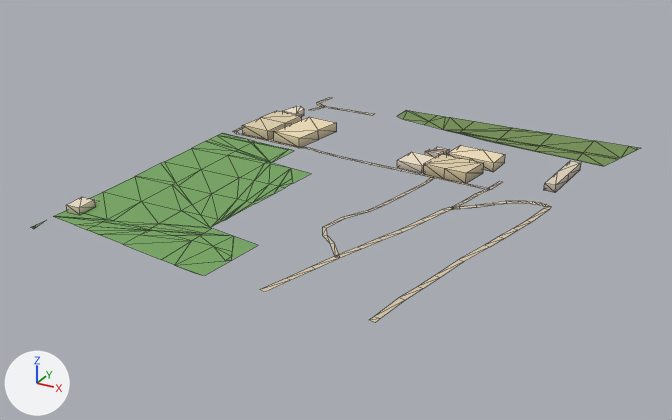
The glTF model public/assets/bengaluru-region-v1/tiles/t-16_-34-l0.glb as it was, and as the next commit left it.
Rendered twice from a 50 mm lens placed at (-7365.0, -17559.0, 368.0), pointed at (-7795.0, -16777.0, -23.0). The lights are fixed; the arrows at lower left show +X, +Y and +Z. The first picture is the older version. Mesh edges are drawn as thin lines.

Before the edit, the objects in view are built like this:
```python
me_building = bpy.data.meshes.new('building')
me_building.from_pydata(...)  # 102 vertices, 132 faces; spans x 2.0..411.0, y 45.0..430.0, z 0.0..12.0
me_building.materials.append(mat_building)
me_ground = bpy.data.meshes.new('ground')
me_ground.from_pydata(...)  # 317 vertices, 367 faces; spans x 0.0..455.0, y -1.0..500.0, z 1.0
me_ground.materials.append(mat_ground)
# before: 189 (278.0, 55.0, 1.0) at pixel (315, 269), 190 (272.0, 57.0, 1.0) at pixel (311, 266), 191 (270.0, 27.0, 1.0) at pixel (290, 280), 192 (264.0, 29.0, 1.0) at pixel (286, 278), 193 (262.0, -1.0, 1.0) at pixel (264, 292)
# before: 194 (256.0, 1.0, 1.0) at pixel (259, 289)
ob_building = bpy.data.objects.new('building', me_building)
ob_building.location = (-8000.0, -17000.0, 0.0)
ob_ground = bpy.data.objects.new('ground', me_ground)
ob_ground.location = (-8000.0, -17000.0, 0.0)
```
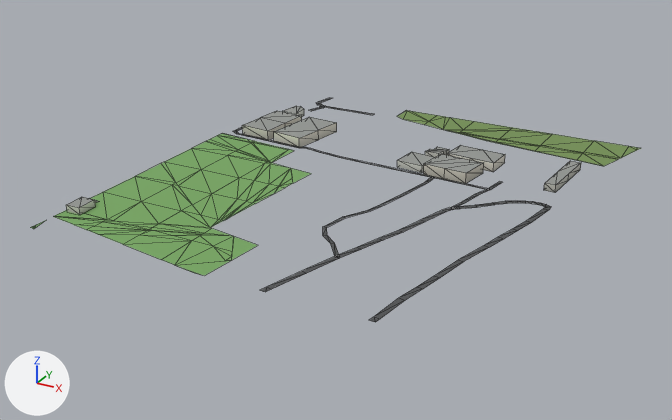
The change in detail:
me_building is used by ob_building; location (-8000.0, -17000.0, 0.0).
me_building had 102 vertices, 132 faces and spanned x 2.0..411.0, y 45.0..430.0, z 0.0..12.0.
me_building now has 102 vertices, 162 faces and spans x 2.0..411.0, y 45.0..430.0, z 0.0..12.0.
me_building part 1: 132 kept faces spanning x 2.0..411.0, y 45.0..430.0, z 0.0..12.0 get new vertex colours.
Edits to the shape of me_building do not show in these pictures.
me_ground is used by ob_ground; location (-8000.0, -17000.0, 0.0).
Verts and faces of me_ground; kept vertices keep their numbers, new ones are numbered from 317.
me_ground had 317 vertices, 367 faces and spanned x 0.0..455.0, y -1.0..500.0, z 1.0.
me_ground now has 317 vertices, 367 faces and spans x 0.0..455.0, y 0.0..500.0, z 1.0.
Part 2, on me_ground:
Vertices deleted: 191 to 194 (with the faces that use them).
Vertex 190 moves to (269.0, 46.0, 1.0), pixel (301, 270).
Vertex 189 moves to (275.0, 45.0, 1.0), pixel (306, 273).
New vertex 317 is at (258.0, 8.0, 1.0), pixel (266, 286).
New vertex 318 is at (264.0, 6.0, 1.0), pixel (271, 289).
New vertex 319 is at (262.0, 0.0, 1.0), pixel (265, 292).
New vertex 320 is at (256.0, 0.0, 1.0), pixel (259, 290).
New faces: (189, 190, 317), (189, 317, 318), (317, 319, 318), (317, 320, 319).
me_ground part 3: 138 kept faces spanning x 0.0..415.0, y 7.0..500.0, z 1.0 get new vertex colours; the middle colour goes from beige #d7c9ae to dark grey #535556.
Other edits to the shape of me_ground do not show in these pictures.

Changed parts and their boxes (x1, y1, x2, y2) in the pictures (672 x 420 px; the box of a moved part takes in the faces that stretch with it):
part 1 of me_building, recoloured: (66, 106, 581, 212) in both
part 2 of me_ground, moved or reshaped: before (261, 256, 339, 292); after (260, 256, 339, 292)
part 3 of me_ground, recoloured: (89, 98, 551, 319) in both
